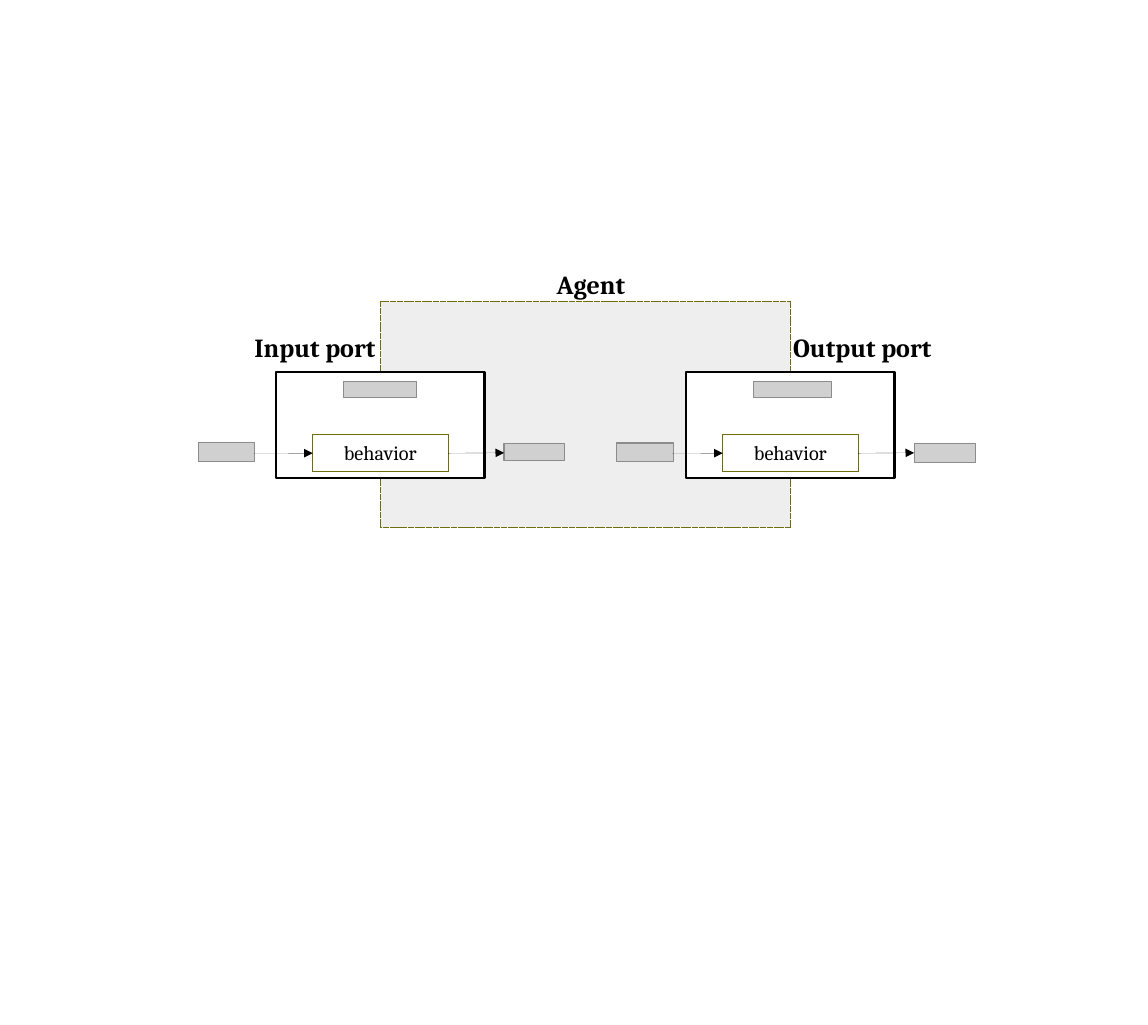
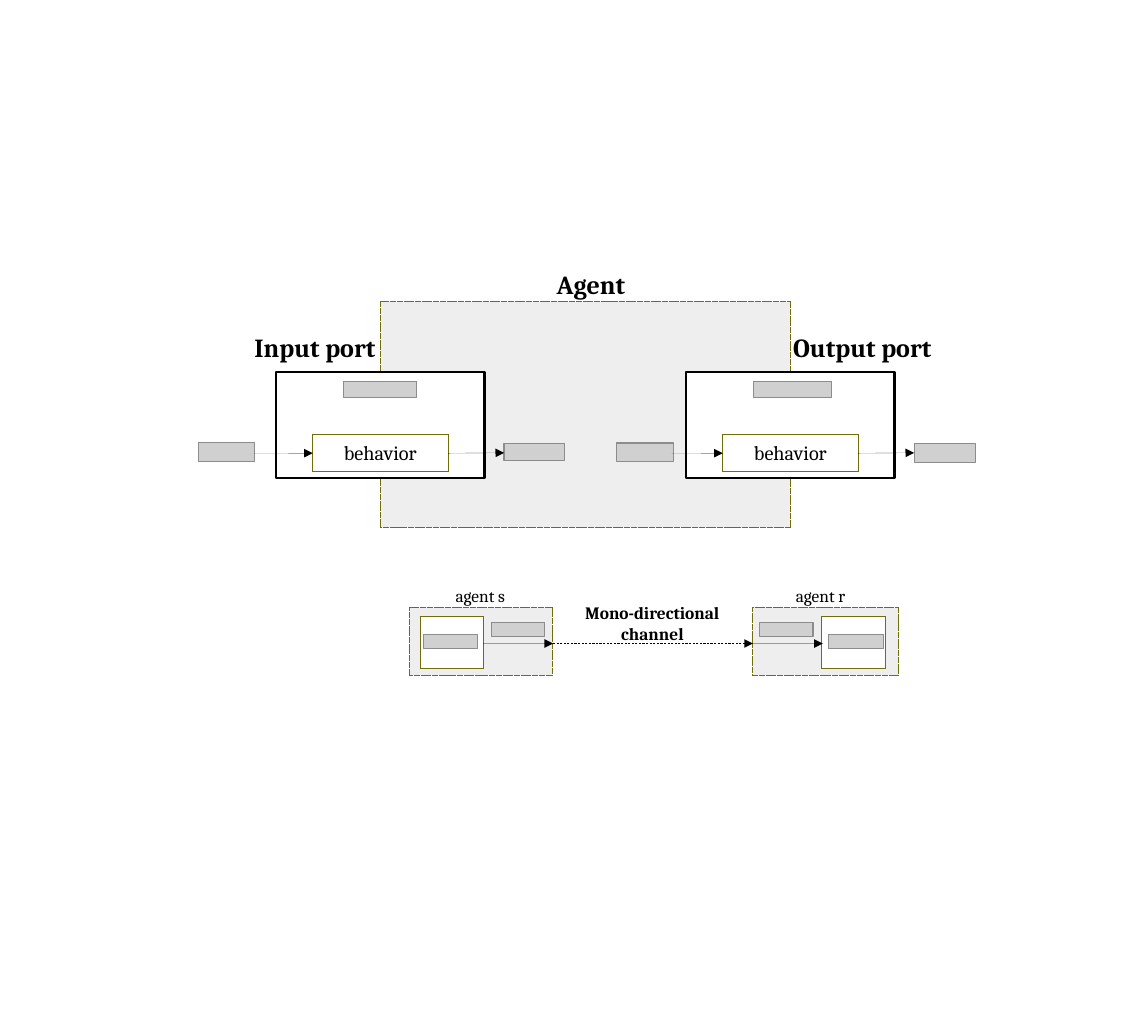
Before and after one commit to v-research/cybersecurity, a slide deck: slide 25 of images/v-research_images_v1.0.odp. Drawn at 1148x1025 pixels with LibreOffice and Linux fonts; fonts in the diff are those of the drawing; grey boxes stand for pictures. Boxes give left, top, right and bottom in pixels: in the first picture for what was removed or moved away, otherwise in the second. Text is boxed around its words. In the diff, an @@ line names an element or a change of style, - is before the commit and + after.

Commit message:
definition of channels

```diff
--- a/images/v-research_images_v1.0.odp
+++ b/images/v-research_images_v1.0.odp
@@ text added at (456,592,505,606), 12 pt, text #000000 @@
+agent s
@@ text added at (796,592,845,606), 12 pt, text #000000 @@
+agent r
@@ rectangle added at (409,607,553,675), fill #EEEEEE, outline #706E0C 0 pt @@
@@ rectangle added at (420,617,483,669), fill #FFFFFF, outline #706E0C 0 pt @@
@@ picture added at (492,622,545,637) @@
@@ text added at (585,607,719,644), 12 pt, text #000000, bold @@
+Mono-directional
+channel
@@ rectangle added at (753,607,899,675), fill #EEEEEE, outline #706E0C 0 pt @@
@@ picture added at (759,622,814,637) @@
@@ rectangle added at (822,617,885,669), fill #FFFFFF, outline #706E0C 0 pt @@
@@ picture added at (424,634,478,648) @@
@@ arrow added from (483, 644) to (553, 644), #000000 0 pt @@
@@ arrow added from (552, 644) to (753, 644), #000000 0 pt @@
@@ arrow added from (753, 644) to (823, 644), #000000 0 pt @@
@@ picture added at (828,634,883,648) @@
```
Also in this commit, not shown: 4 other files.
